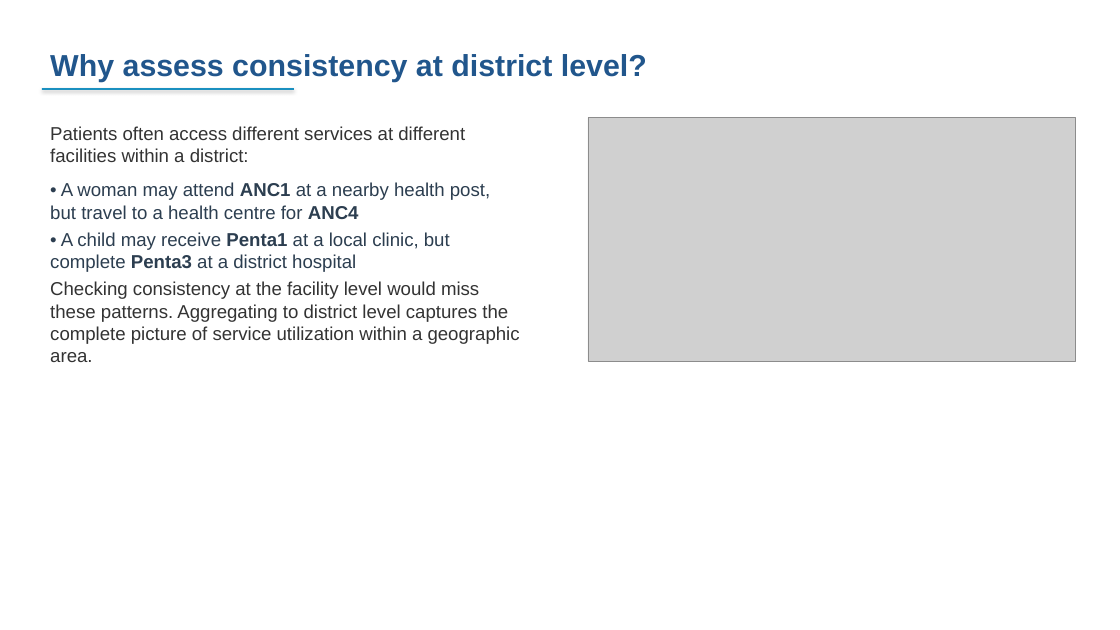
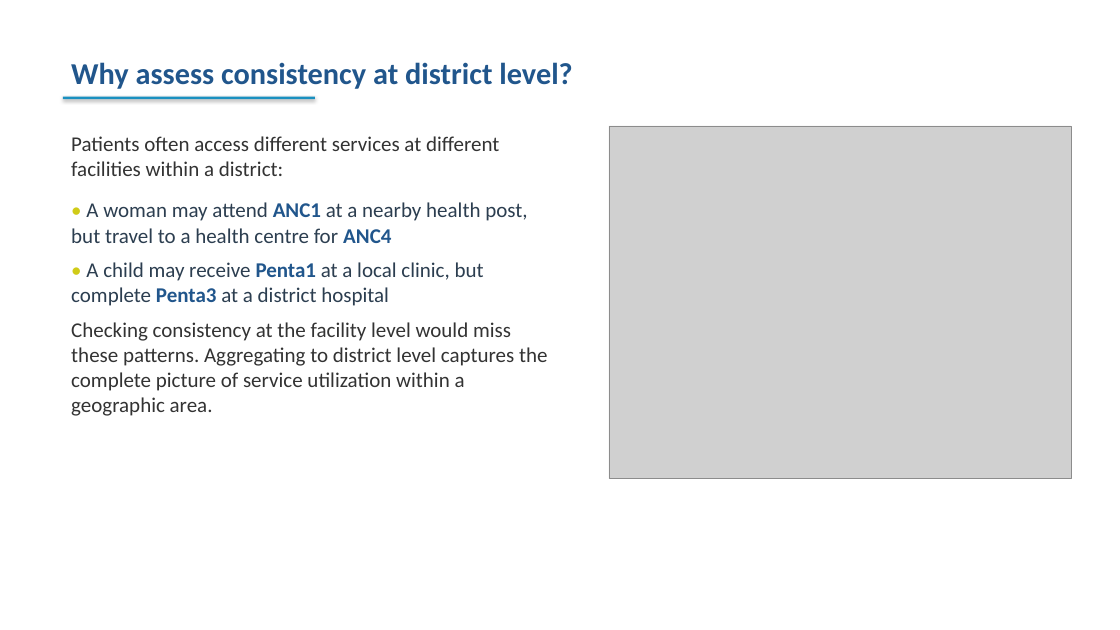
Before and after one commit to FASTR-Analytics/fastr-resource-hub, a slide deck: slide 56 of outputs/2026-zambia_deck.pptx (slide 48 before the commit). Drawn at 1120x630 pixels with LibreOffice and Linux fonts; fonts in the diff are those of the drawing; grey boxes stand for pictures. Boxes give left, top, right and bottom in pixels: in the first picture for what was removed or moved away, otherwise in the second. Text is boxed around its words. In the diff, an @@ line names an element or a change of style, - is before the commit and + after.

```diff
--- a/outputs/2026-zambia_deck.pptx
+++ b/outputs/2026-zambia_deck.pptx
@@ text "Why assess consistency at district ...": place and size @@
-text "Why assess consistency at district ..." at (50,54,647,82)
+text "Why assess consistency at district ..." at (71,62,572,89)
@@ text "Why assess consistency at district ..." at (71,62,572,89): font Arial to Calibri @@
@@ rectangle: place and size @@
-rectangle at (42,88,294,90)
+rectangle at (63,97,315,99)
@@ text "Patients often access different services ...": place and size @@
-text "Patients often access different services ..." at (50,126,520,362)
+text "Patients often access different services ..." at (71,136,547,416)
@@ text "Patients often access different services ..." at (71,136,547,416): size 16 to 18 pt, font Arial to Calibri; text colour #2C3E50 to #D0CB17 in "•", "•"; text colour #2C3E50 to #21568C in "ANC1 ANC4", "Penta1 Penta3"; more space between paragraphs @@
@@ picture: place and size @@
-picture at (588,118,1075,361)
+picture at (609,126,1071,479)
```
Also in this commit, not shown: 94 other slides changed, 34 slides added, 19 slides removed, 47 other files.
